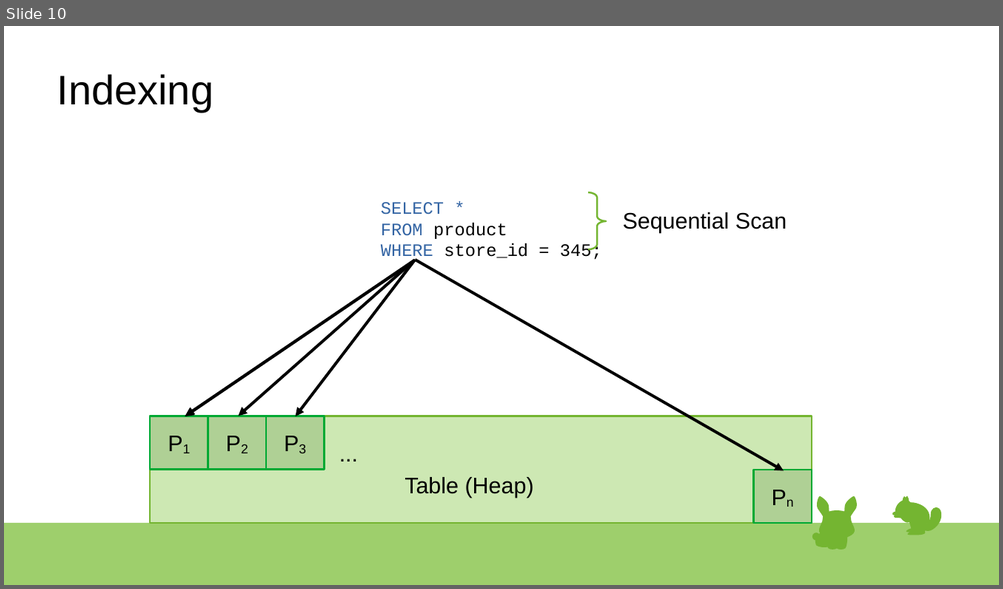
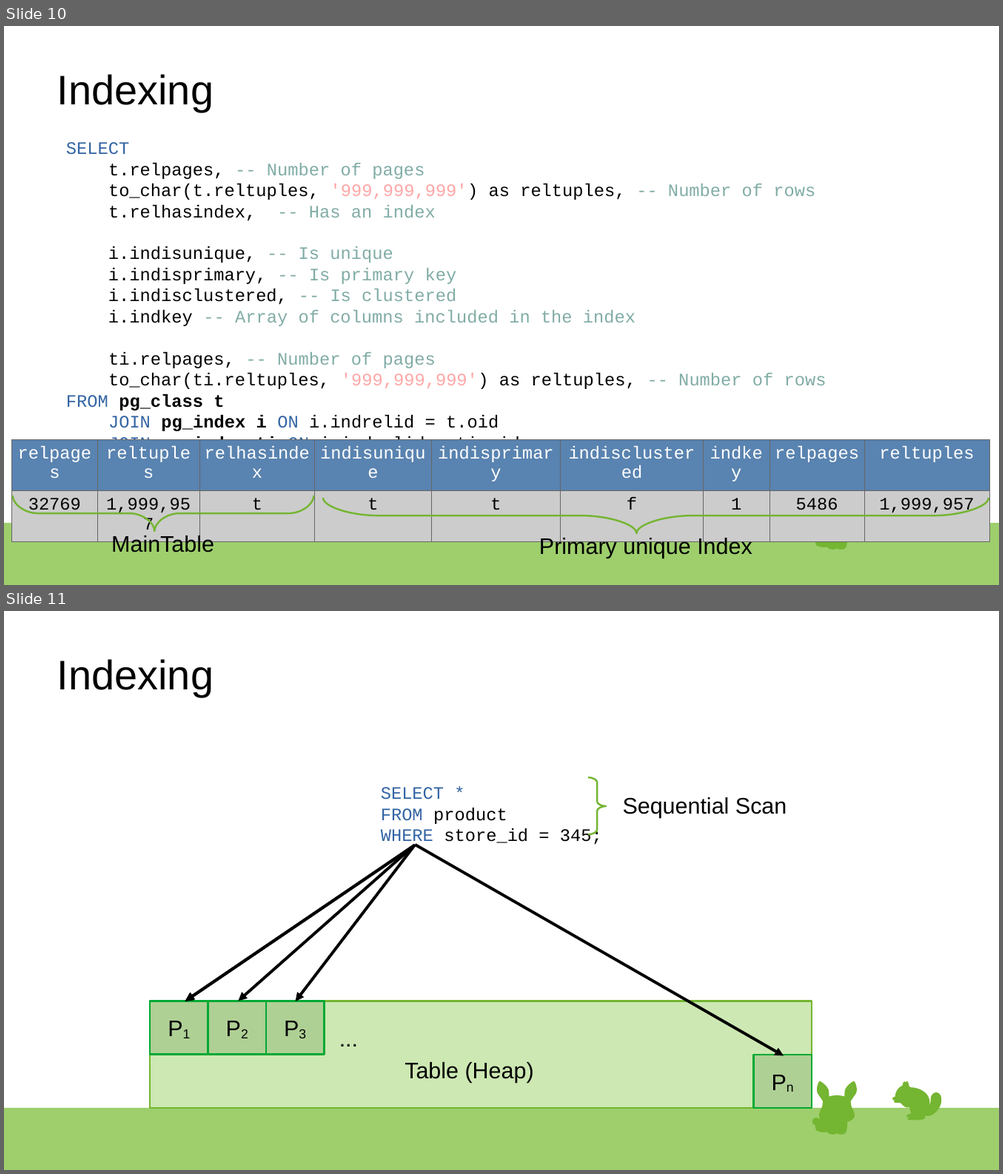
Before and after one commit to rsibanez89/postgres-indexing, a slide deck: Presentation.odp. Shown one above the other, each under a label of ours: slide 10 before the commit, slides 10 and 11 after it. The pictures are 1003x589 and 1003x1174 pixels, drawn with LibreOffice and Linux fonts; fonts in the diff are those of the drawing. Boxes give left, top, right and bottom in pixels: in the first picture for what was removed or moved away, otherwise in the second. Text is boxed around its words. In the diff, an @@ line names an element or a change of style, - is before the commit and + after.

```diff
--- a/Presentation.odp
+++ b/Presentation.odp
@@ slide 10 added at <box>4,26,999,585</box>, background #FFFFFF; not listed: 39 template elements that a slide beside it also shows @@
@@ title added at <box>57,74,213,112</box>, 33 pt, text #000000 @@
+Indexing
@@ text added at <box>66,142,826,516</box>, 14 pt, text #000000 @@
+SELECT
+t.relpages, -- Number of pages
+to_char(t.reltuples, '999,999,999') as reltuples, -- Number of rows
+t.relhasindex, -- Has an index
+i.indisunique, -- Is unique
+i.indisprimary, -- Is primary key
+i.indisclustered, -- Is clustered
+i.indkey -- Array of columns included in the index
+ti.relpages, -- Number of pages
+to_char(ti.reltuples, '999,999,999') as reltuples, -- Number of rows
+FROM pg_class t
+JOIN pg_index i ON i.indrelid = t.oid
+JOIN pg_index ti ON i.indrelid = ti.oid
+WHERE t.relname = 'product';
@@ table added at <box>12,440,990,519</box>, 2 rows, 9 columns @@
+relpages | reltuples | relhasindex | indisunique | indisprimary | indisclustered | indkey | relpages | reltuples
+32769 | 1,999,957 | t | t | t | f | 1 | 5486 | 1,999,957
@@ freeform shape added at <box>13,497,314,532</box>, outline #74B531 1.42 pt @@
@@ freeform shape added at <box>324,498,989,533</box>, outline #74B531 1.42 pt @@
@@ text added at <box>111,534,214,553</box>, 18 pt, text #000000 @@
+MainTable
@@ text added at <box>539,537,752,559</box>, 18 pt, text #000000 @@
+Primary unique Index
@@ what was slide 10 is now slide 11 @@
```
Also in this commit, not shown: 1 slide changed, 1 other slide added, 1 other file.
